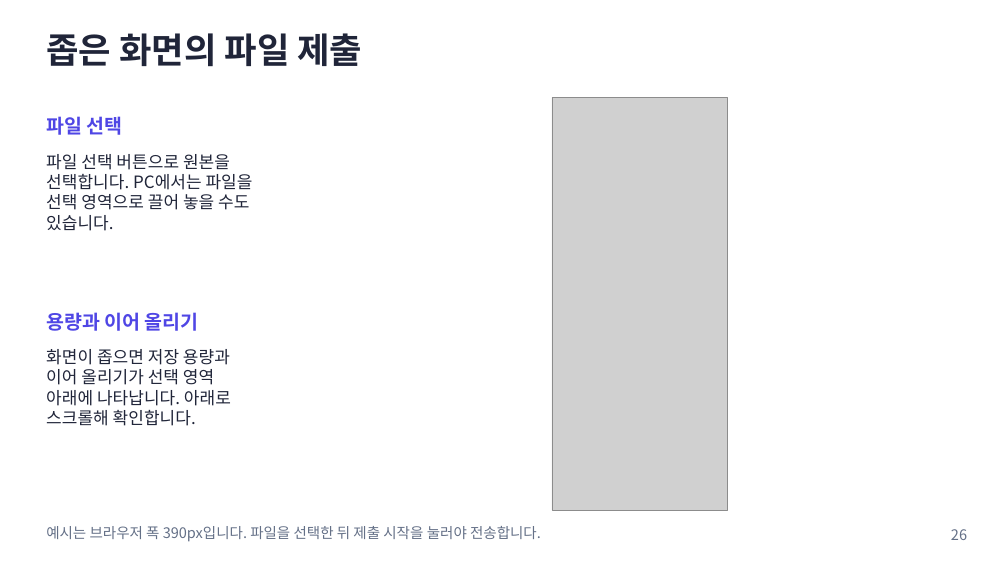
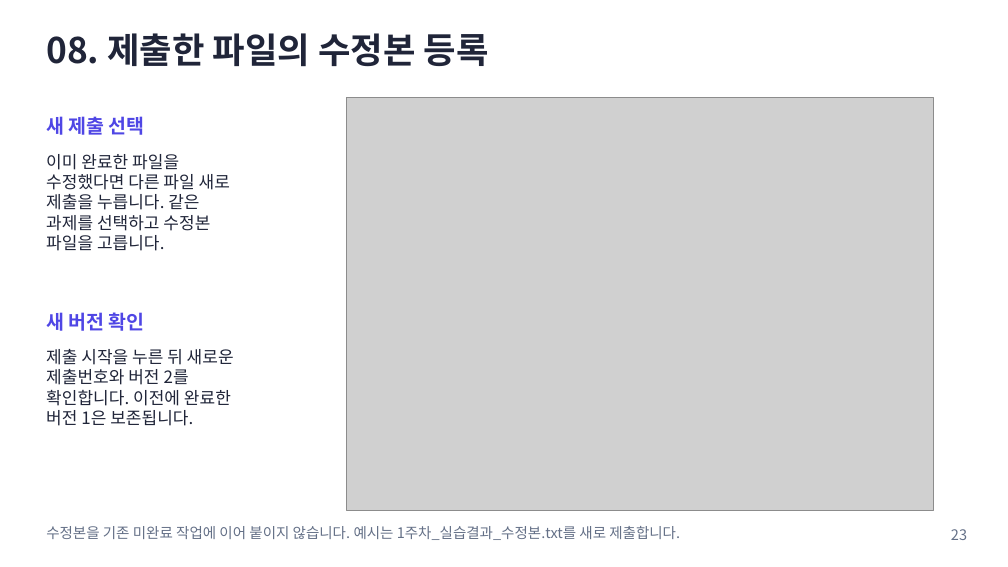
Before and after one commit to prozac0401/AssignmentHub, a slide deck: slide 23 of docs/manual/AssignmentHub_사용자_매뉴얼.pptx (slide 26 before the commit). Drawn at 1008x567 pixels with LibreOffice and Linux fonts; fonts in the diff are those of the drawing; grey boxes stand for pictures. Boxes give left, top, right and bottom in pixels: in the first picture for what was removed or moved away, otherwise in the second. Text is boxed around its words. In the diff, an @@ line names an element or a change of style, - is before the commit and + after.

```diff
--- a/docs/manual/AssignmentHub_사용자_매뉴얼.pptx
+++ b/docs/manual/AssignmentHub_사용자_매뉴얼.pptx
@@ text at bbox=[46, 33, 489, 67]: text changed @@
-좁은 화면의 파일 제출
+08. 제출한 파일의 수정본 등록
@@ text at bbox=[46, 116, 145, 135]: text changed @@
-파일 선택
+새 제출 선택
@@ picture added at bbox=[346, 97, 932, 510] @@
@@ picture removed at bbox=[552, 97, 727, 510] @@
@@ text at bbox=[46, 154, 230, 251]: text changed @@
-파일 선택 버튼으로 원본을
-선택합니다. PC에서는 파일을
-선택 영역으로 끌어 놓을 수도
-있습니다.
+이미 완료한 파일을
+수정했다면 다른 파일 새로
+제출을 누릅니다. 같은
+과제를 선택하고 수정본
+파일을 고릅니다.
@@ text at bbox=[46, 312, 145, 331]: text changed @@
-용량과 이어 올리기
+새 버전 확인
@@ text at bbox=[46, 349, 234, 426]: text changed @@
-화면이 좁으면 저장 용량과
-이어 올리기가 선택 영역
-아래에 나타납니다. 아래로
-스크롤해 확인합니다.
+제출 시작을 누른 뒤 새로운
+제출번호와 버전 2를
+확인합니다. 이전에 완료한
+버전 1은 보존됩니다.
@@ text at bbox=[46, 526, 680, 540]: text changed @@
-예시는 브라우저 폭 390px입니다. 파일을 선택한 뒤 제출 시작을 눌러야 전송합니다.
+수정본을 기존 미완료 작업에 이어 붙이지 않습니다. 예시는 1주차_실습결과_수정본.txt를 새로 제출합니다.
@@ text at bbox=[951, 529, 967, 540]: text changed @@
-26
+23
```
Also in this commit, not shown: 25 other slides changed, 9 slides added, 1 slide removed, 54 other files.
